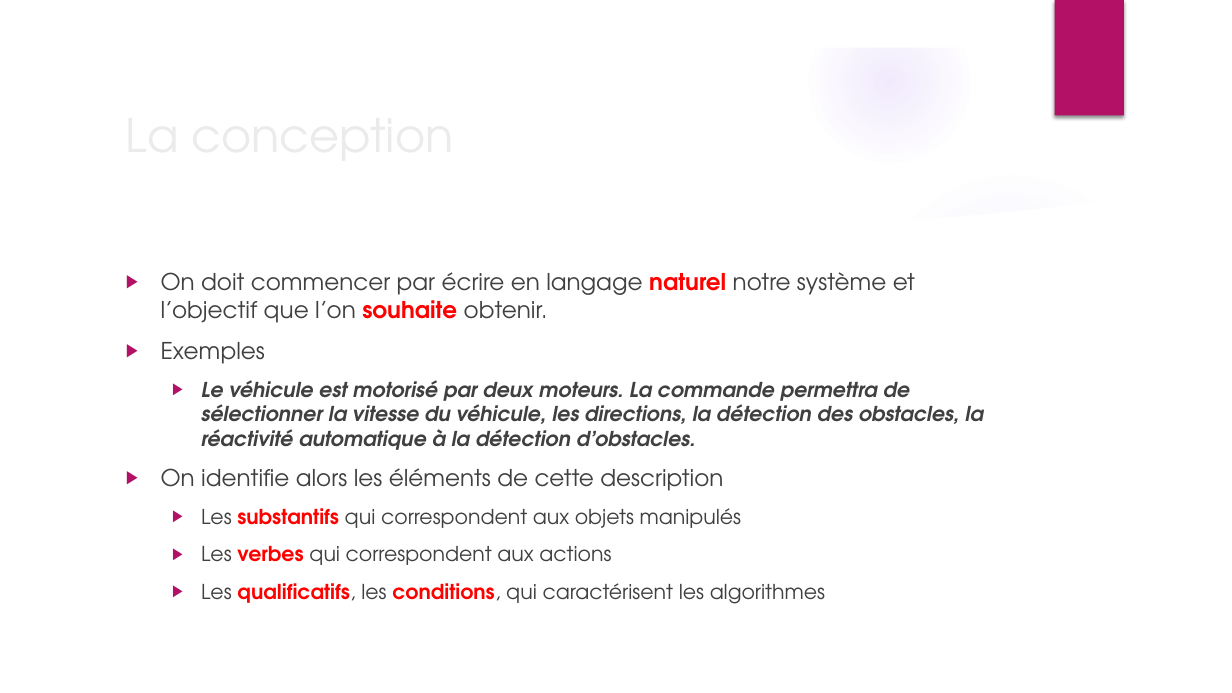
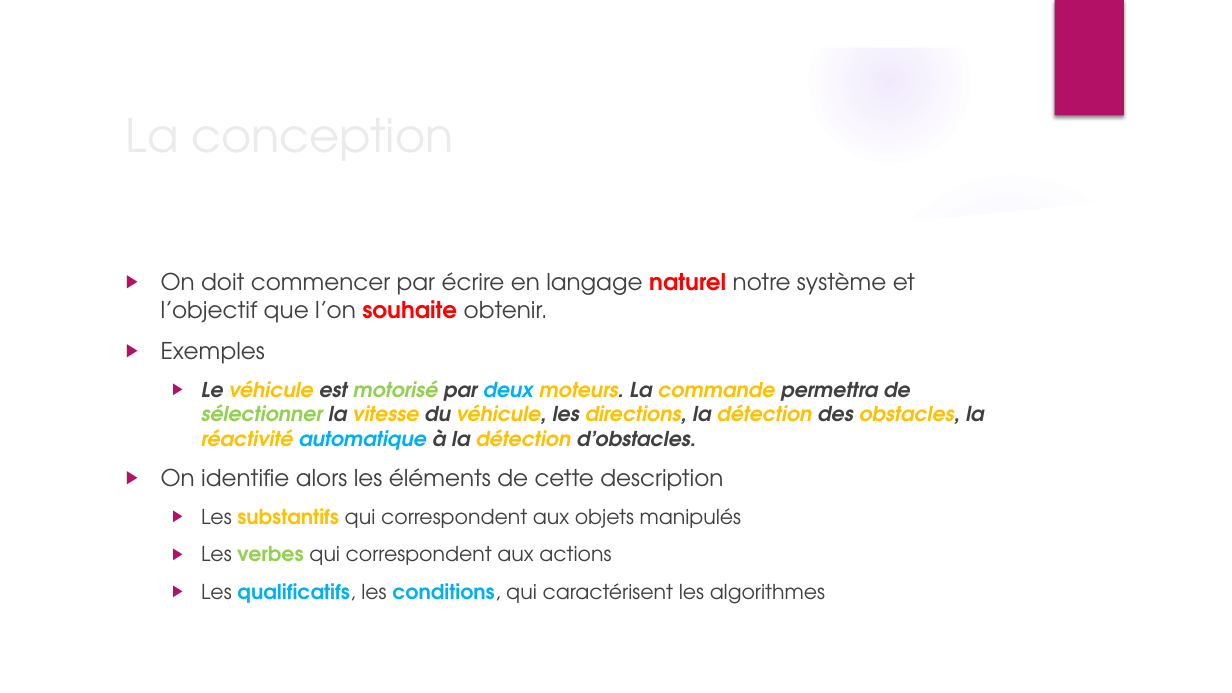
Before and after one commit to anumby-source/tutoriels, a slide deck: slide 5 of Eléments de programmation.pptx. Drawn at 1232x693 pixels with LibreOffice and Linux fonts; fonts in the diff are those of the drawing; background and template pictures are left out. Boxes give left, top, right and bottom in pixels: in the first picture for what was removed or moved away, otherwise in the second. Text is boxed around its words. In the diff, an @@ line names an element or a change of style, - is before the commit and + after.

```diff
--- a/Eléments de programmation.pptx
+++ b/Eléments de programmation.pptx
@@ text at bbox=[201, 380, 984, 604]: text colour #404040 to #FFC000 in "véhicule moteurs. commande vitesse véhicule, directions, dét ..."; text colour #404040 to #92D050 in "motorisé sélectionner"; text colour #404040 to #00B0F0 in "deux automatique"; text colour #FF0000 to #FFC000 in "substantifs"; text colour #FF0000 to #92D050 in "verbes"; text colour #FF0000 to #00B0F0 in "qualificatifs, conditions," @@
```
Also in this commit, not shown: 6 other slides changed, 1 other file.
